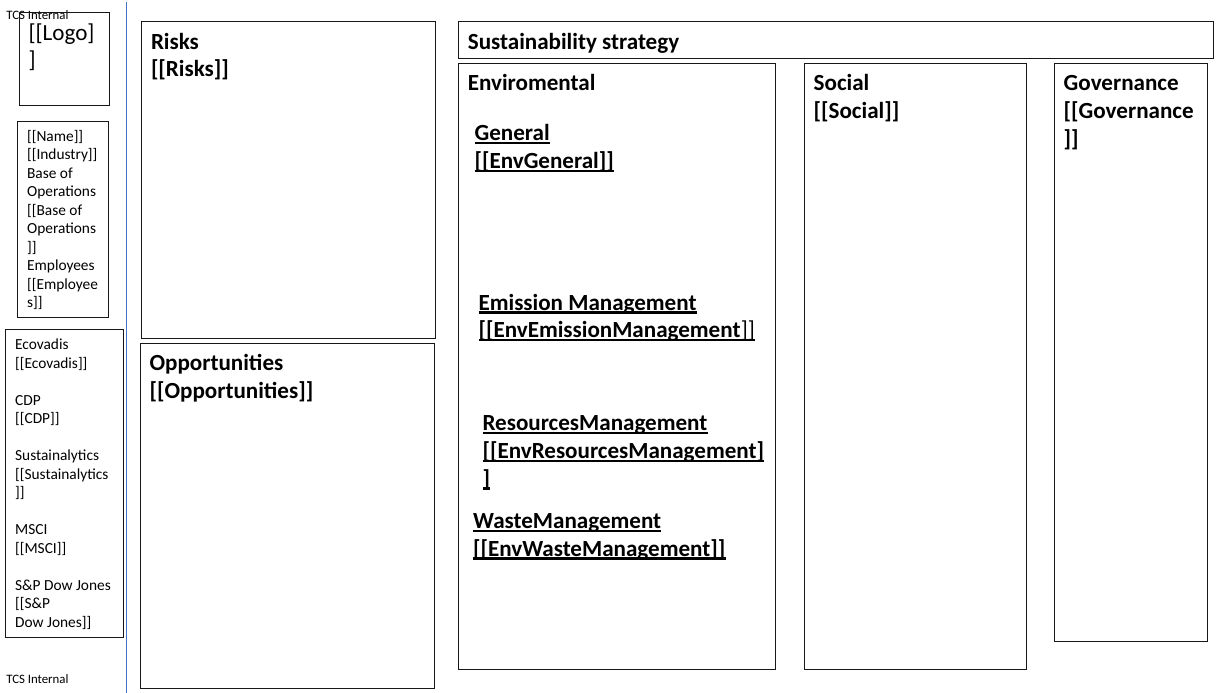
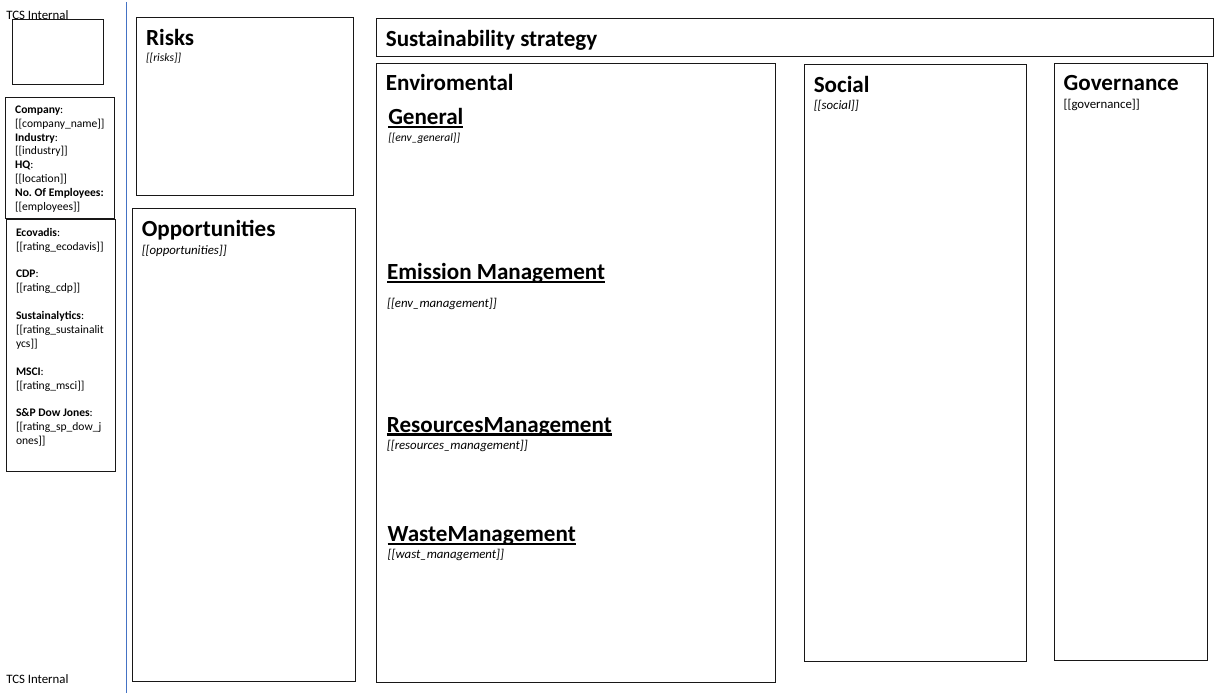
Before and after one commit to juan-ee/ilearn-backend, a slide deck: slide 1 of template.pptx. Drawn at 1232x693 pixels with LibreOffice and Linux fonts; fonts in the diff are those of the drawing. Boxes give left, top, right and bottom in pixels: in the first picture for what was removed or moved away, otherwise in the second. Text is boxed around its words. In the diff, an @@ line names an element or a change of style, - is before the commit and + after.

```diff
--- a/template.pptx
+++ b/template.pptx
@@ rectangle resized from (x1=19, y1=13, x2=110, y2=106) to (x1=13, y1=19, x2=104, y2=85) @@
@@ text in rectangle at (x1=29, y1=23, x2=95, y2=44): text removed @@
-[[Logo]]
@@ rectangle "Risks" resized from (x1=142, y1=21, x2=436, y2=338) to (x1=137, y1=18, x2=353, y2=195) @@
@@ rectangle "Sustainability strategy" resized from (x1=459, y1=21, x2=1214, y2=58) to (x1=377, y1=18, x2=1214, y2=55) @@
@@ text in rectangle at (x1=146, y1=52, x2=181, y2=63): text changed; size 18 to 9 pt; bold off; italic on @@
-[[Risks]]
+[[risks]]
@@ rectangle "Enviromental" resized from (x1=459, y1=63, x2=776, y2=669) to (x1=377, y1=63, x2=776, y2=683) @@
@@ rectangle "Social" resized from (x1=805, y1=63, x2=1028, y2=669) to (x1=805, y1=65, x2=1028, y2=662) @@
@@ rectangle "Governance" resized from (x1=1055, y1=63, x2=1208, y2=641) to (x1=1055, y1=63, x2=1208, y2=660) @@
@@ rectangle "Company:" resized from (x1=18, y1=121, x2=108, y2=317) to (x1=6, y1=97, x2=114, y2=218) @@
@@ text in rectangle at (x1=15, y1=105, x2=104, y2=212): text changed; size 12 to 9 pt @@
-[[Name]]
-[[Industry]]
-Base of
-Operations
-[[Base of Operations]]
-Employees
-[[Employees]]
+Company:
+[[company_name]]
+Industry:
+[[industry]]
+HQ:
+[[location]]
+No. Of Employees:
+[[employees]]
@@ text "General" moved from (x1=475, y1=123, x2=614, y2=172) to (x1=388, y1=107, x2=463, y2=143) @@
@@ text in rectangle at (x1=814, y1=99, x2=859, y2=111): text changed; size 18 to 10 pt; bold off; italic on @@
-[[Social]]
+[[social]]
@@ text in rectangle at (x1=1064, y1=98, x2=1140, y2=111): text changed; size 18 to 10 pt; bold off @@
-[[Governance]]
+[[governance]]
@@ text at (x1=388, y1=132, x2=460, y2=143): text changed; size 18 to 9 pt; bold off; italic on @@
-[[EnvGeneral]]
+[[env_general]]
@@ rectangle "Opportunities" resized from (x1=140, y1=343, x2=434, y2=689) to (x1=133, y1=209, x2=357, y2=682) @@
@@ rectangle "Ecovadis:" resized from (x1=6, y1=330, x2=123, y2=638) to (x1=6, y1=220, x2=115, y2=472) @@
@@ text in rectangle at (x1=16, y1=228, x2=104, y2=432): text changed; size 12 to 9 pt @@
-Ecovadis
-[[Ecovadis]]
-CDP
-[[CDP]]
-Sustainalytics
-[[Sustainalytics
-]]
-MSCI
-[[MSCI]]
-S&P Dow Jones
-[[S&P Dow Jones]]
+Ecovadis:
+[[rating_ecodavis]]
+CDP:
+[[rating_cdp]]
+Sustainalytics:
+[[rating_sustainalitycs]]
+MSCI:
+[[rating_msci]]
+S&P Dow Jones:
+[[rating_sp_dow_jones]]
@@ text in rectangle at (x1=142, y1=244, x2=227, y2=256): text changed; size 18 to 10 pt; bold off; italic on @@
-[[Opportunities]]
+[[opportunities]]
@@ text "Emission Management" moved from (x1=479, y1=294, x2=755, y2=341) to (x1=387, y1=263, x2=605, y2=310) @@
@@ text at (x1=387, y1=297, x2=497, y2=310): text changed; size 18 to 10 pt; bold off; italic on @@
-[[EnvEmissionManagement]]
+[[env_management]]
@@ text "ResourcesManagement" moved from (x1=483, y1=415, x2=765, y2=462) to (x1=387, y1=417, x2=612, y2=452) @@
@@ text at (x1=387, y1=439, x2=528, y2=452): text changed; size 18 to 10 pt; bold off; italic on @@
-[[EnvResourcesManagement]]
+[[resources_management]]
@@ text "WasteManagement" moved from (x1=473, y1=513, x2=725, y2=560) to (x1=388, y1=526, x2=576, y2=561) @@
@@ text at (x1=388, y1=548, x2=504, y2=561): text changed; size 18 to 10 pt; bold off; italic on @@
-[[EnvWasteManagement]]
+[[wast_management]]
```
Also in this commit, not shown: 18 other files.
